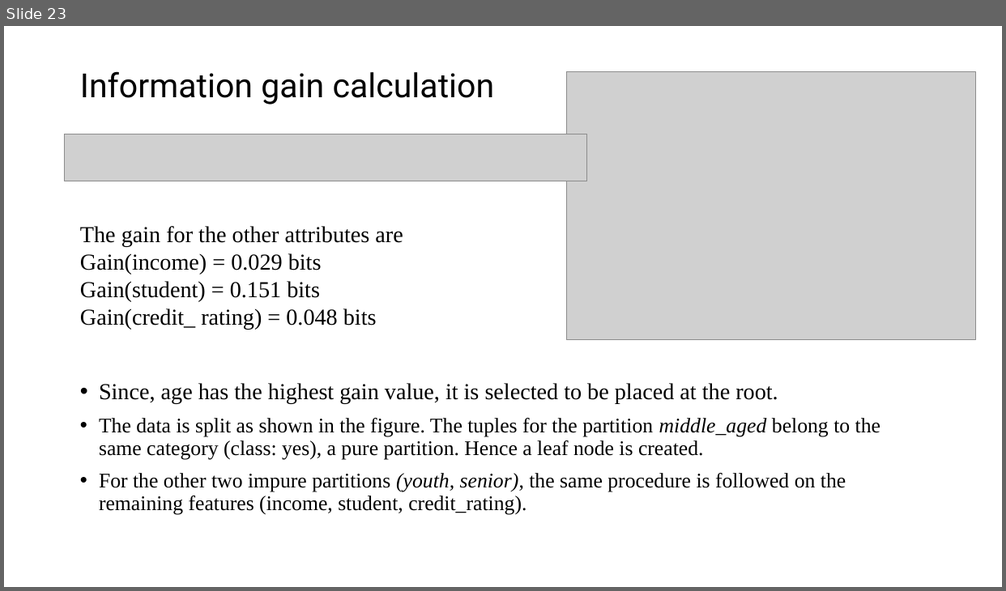
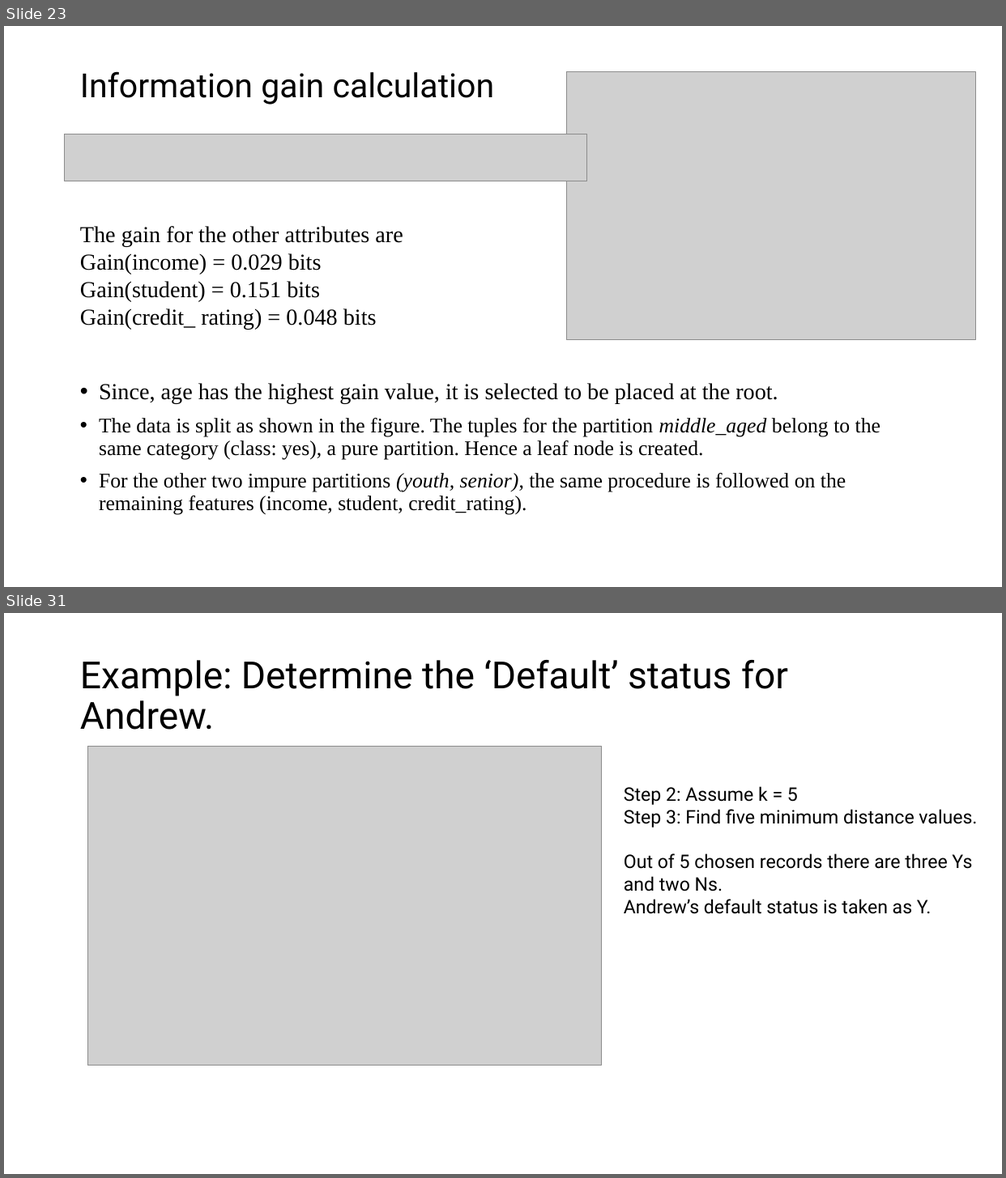
Before and after one commit to gurungdipen/FDS-2024, a slide deck: Modeling.pptx. Shown one above the other, each under a label of ours: slide 23 before the commit, slides 23 and 31 after it; the slides between them are not shown. The pictures are 1006x591 and 1006x1178 pixels, drawn with LibreOffice and Linux fonts; fonts in the diff are those of the drawing; grey boxes stand for pictures. Boxes give left, top, right and bottom in pixels: in the first picture for what was removed or moved away, otherwise in the second. Text is boxed around its words. In the diff, an @@ line names an element or a change of style, - is before the commit and + after.

```diff
--- a/Modeling.pptx
+++ b/Modeling.pptx
@@ slide 31 added at box(4, 613, 1002, 1174), background #FFFFFF @@
@@ title added at box(80, 660, 788, 730), 36 pt, text #000000 @@
+Example: Determine the ‘Default’ status for Andrew.
@@ picture added at box(88, 747, 602, 1066) @@
@@ text added at box(624, 786, 977, 914), 18 pt, text #000000 @@
+Step 2: Assume k = 5
+Step 3: Find five minimum distance values.
+Out of 5 chosen records there are three Ys and two Ns.
+Andrew’s default status is taken as Y.
```
Also in this commit, not shown: 7 other slides added.
